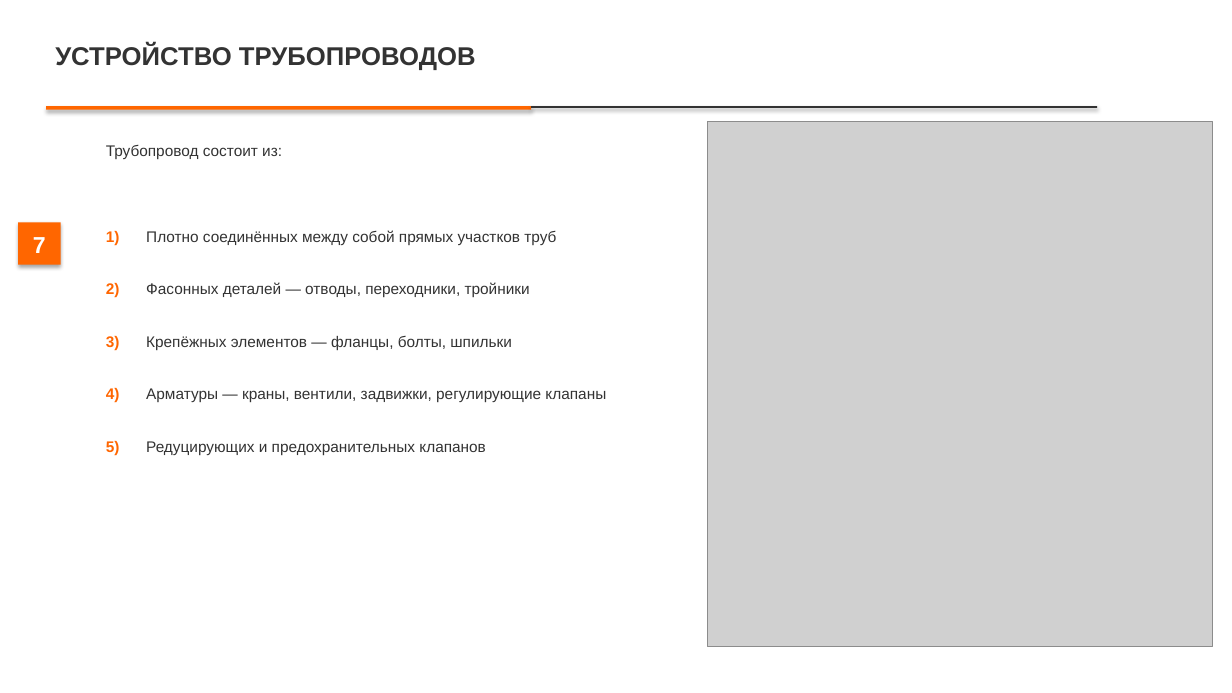
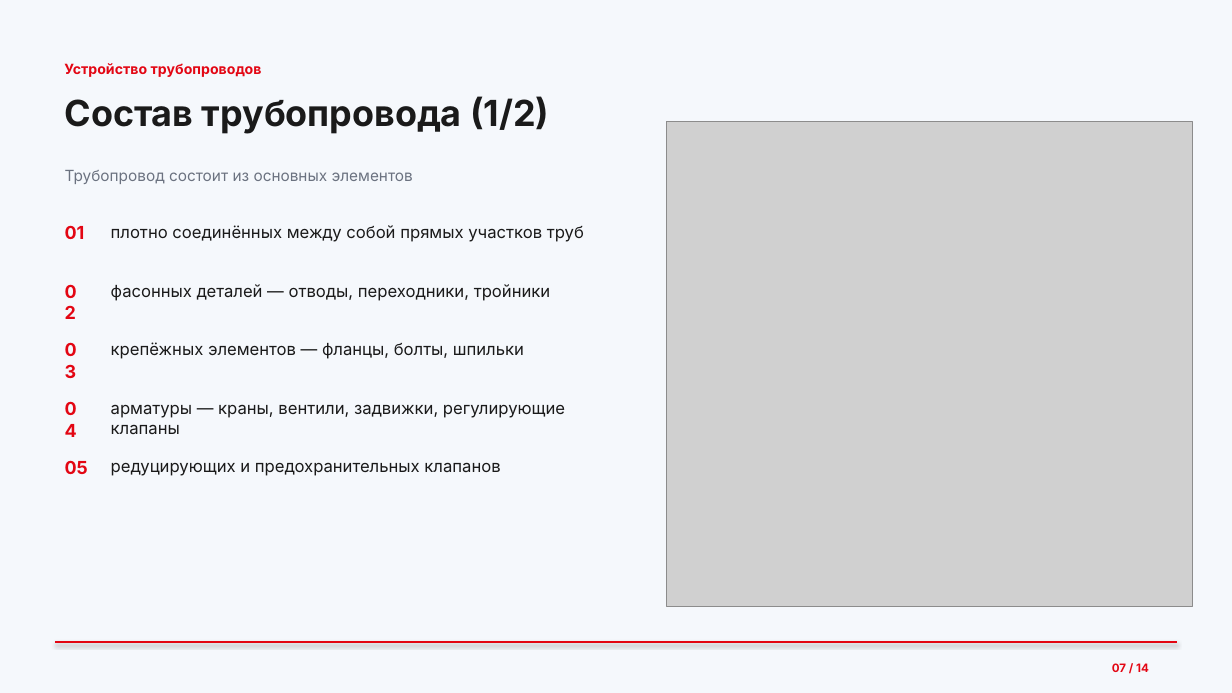
Before and after one commit to lysakalenushka-hash/-, a slide deck: slide 7 of Презентация_Трубопроводы.pptx. Drawn at 1232x693 pixels with LibreOffice and Linux fonts; fonts in the diff are those of the drawing; grey boxes stand for pictures. Boxes give left, top, right and bottom in pixels: in the first picture for what was removed or moved away, otherwise in the second. Text is boxed around its words. In the diff, an @@ line names an element or a change of style, - is before the commit and + after.

```diff
--- a/Презентация_Трубопроводы.pptx
+++ b/Презентация_Трубопроводы.pptx
@@ rectangle at (0, 0, 1232, 693): fill #FFFFFF to #F5F8FC @@
@@ text at (64, 63, 262, 77): text changed; size 20 to 11 pt; font Arial to Inter; text colour #333333 to #E30613 @@
-УСТРОЙСТВО ТРУБОПРОВОДОВ
+Устройство трубопроводов
@@ rectangle removed at (46, 106, 531, 110) @@
@@ text added at (64, 96, 549, 134), 28 pt, text #1A1A1A, bold @@
+Состав трубопровода (1/2)
@@ rectangle removed at (531, 106, 1097, 108) @@
@@ picture: place and size @@
-picture at (708, 121, 1214, 647)
+picture at (667, 121, 1193, 606)
@@ text at (65, 170, 413, 184): text changed; font Arial to Inter; text colour #333333 to #6B7280 @@
-Трубопровод состоит из:
+Трубопровод состоит из основных элементов
@@ rectangle removed at (18, 223, 61, 265) @@
@@ text removed at (33, 237, 46, 253) @@
-7
@@ text added at (65, 225, 85, 239), 14 pt, text #E30613, bold @@
+01
@@ text removed at (106, 231, 120, 245) @@
-1)
@@ text at (111, 225, 584, 242): text changed; size 12 to 13 pt; font Arial to Inter; text colour #333333 to #1A1A1A @@
-Плотно соединённых между собой прямых участков труб
+плотно соединённых между собой прямых участков труб
@@ text added at (55, 276, 97, 304), 14 pt, text #E30613, bold @@
+02
@@ text removed at (106, 283, 120, 297) @@
-2)
@@ text at (111, 284, 551, 301): text changed; size 12 to 13 pt; font Arial to Inter; text colour #333333 to #1A1A1A @@
-Фасонных деталей — отводы, переходники, тройники
+фасонных деталей — отводы, переходники, тройники
@@ text added at (55, 335, 97, 362), 14 pt, text #E30613, bold @@
+03
@@ text removed at (106, 336, 120, 350) @@
-3)
@@ text at (111, 342, 524, 359): text changed; size 12 to 13 pt; font Arial to Inter; text colour #333333 to #1A1A1A @@
-Крепёжных элементов — фланцы, болты, шпильки
+крепёжных элементов — фланцы, болты, шпильки
@@ text removed at (106, 388, 120, 403) @@
-4)
@@ text added at (55, 393, 97, 421), 14 pt, text #E30613, bold @@
+04
@@ text at (111, 404, 565, 434): text changed; size 12 to 13 pt; font Arial to Inter; text colour #333333 to #1A1A1A @@
-Арматуры — краны, вентили, задвижки, регулирующие клапаны
+арматуры — краны, вентили, задвижки, регулирующие клапаны
@@ text removed at (106, 441, 120, 455) @@
-5)
@@ text added at (65, 460, 88, 474), 14 pt, text #E30613, bold @@
+05
@@ text at (111, 462, 500, 476): text changed; size 12 to 13 pt; font Arial to Inter; text colour #333333 to #1A1A1A @@
-Редуцирующих и предохранительных клапанов
+редуцирующих и предохранительных клапанов
@@ line added from (55, 642) to (1177, 642), #E30613 1.5 pt @@
@@ text added at (1112, 663, 1149, 672), 9 pt, text #E30613, bold @@
+07 / 14
```
Also in this commit, not shown: 11 other slides changed, 2 slides added, 2 slides removed, 1 other file.
